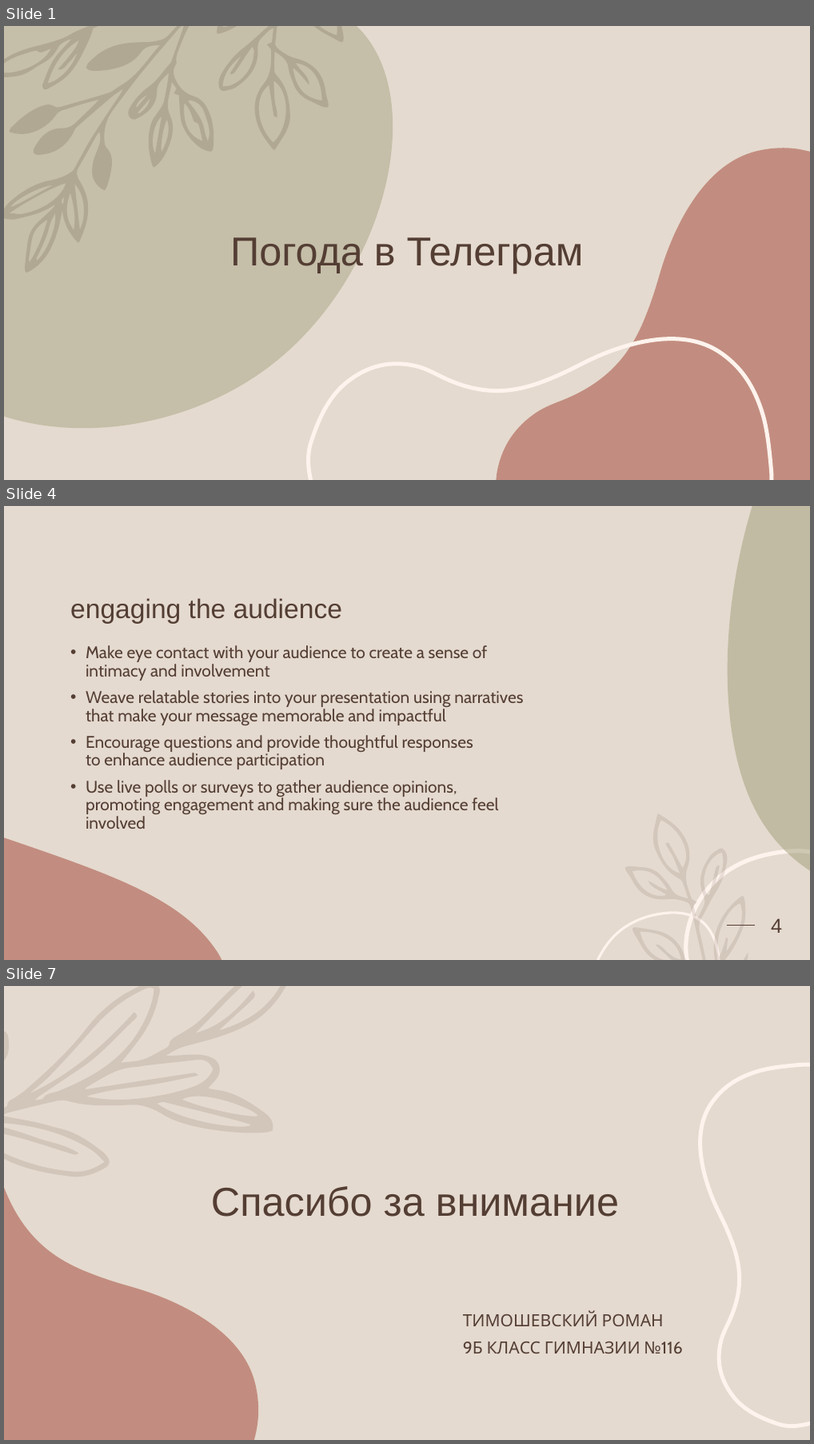
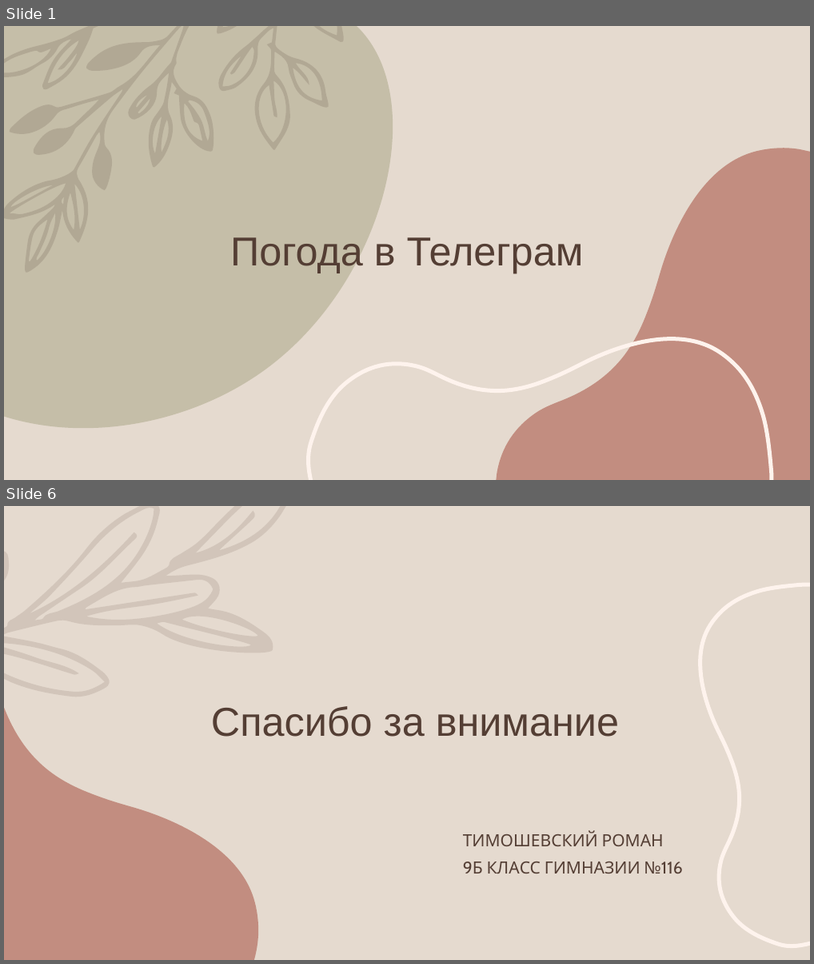
Before and after one commit to Romob1o/WeatherBot, a slide deck: documents/WeatherBot.pptx. Shown one above the other, each under a label of ours: slides 1, 4 and 7 before the commit, slides 1 and 6 after it; the slides between them are not shown. The pictures are 814x1444 and 814x964 pixels, drawn with LibreOffice and Linux fonts; fonts in the diff are those of the drawing. Boxes give left, top, right and bottom in pixels: in the first picture for what was removed or moved away, otherwise in the second. Text is boxed around its words. In the diff, an @@ line names an element or a change of style, - is before the commit and + after.

```diff
--- a/documents/WeatherBot.pptx
+++ b/documents/WeatherBot.pptx
@@ slide 4 removed at bbox=[4, 506, 810, 960], background #E5DACF @@
@@ freeform shape removed at bbox=[728, 506, 810, 871] @@
@@ title removed at bbox=[70, 598, 342, 624] @@
-engaging the audience
@@ text removed at bbox=[86, 645, 523, 828] @@
-• Make eye contact with your audience to create a sense of intimacy and involvement
-• Weave relatable stories into your presentation using narratives that make your message memorable and impactful
-• Encourage questions and provide thoughtful responses to enhance audience participation
-• Use live polls or surveys to gather audience opinions, promoting engagement and making sure the audience feel involved
@@ freeform shape removed at bbox=[626, 814, 748, 960] @@
@@ freeform shape removed at bbox=[4, 837, 223, 960] @@
@@ freeform shape removed at bbox=[686, 851, 810, 960] @@
@@ freeform shape removed at bbox=[598, 912, 720, 960] @@
@@ line removed from (727, 924) to (755, 924) @@
@@ page number removed at bbox=[771, 918, 782, 932] @@
-4
@@ what was slide 7 is now slide 6 @@
```
Also in this commit, not shown: 2 slides changed, 2 slides added, 2 other slides removed.
